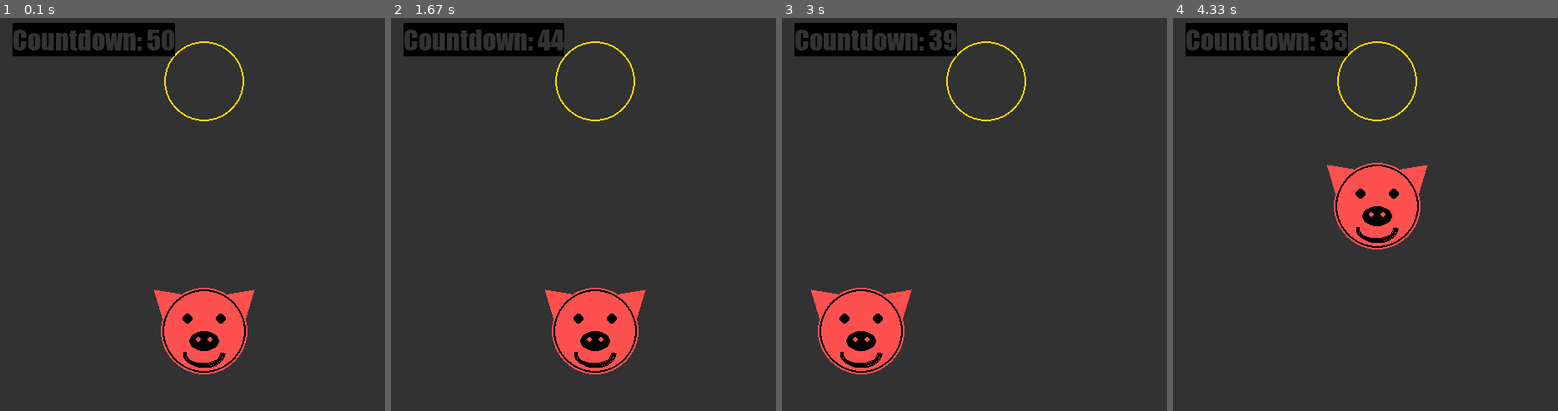
Above: before the commit, frames 1-4 (left to right).
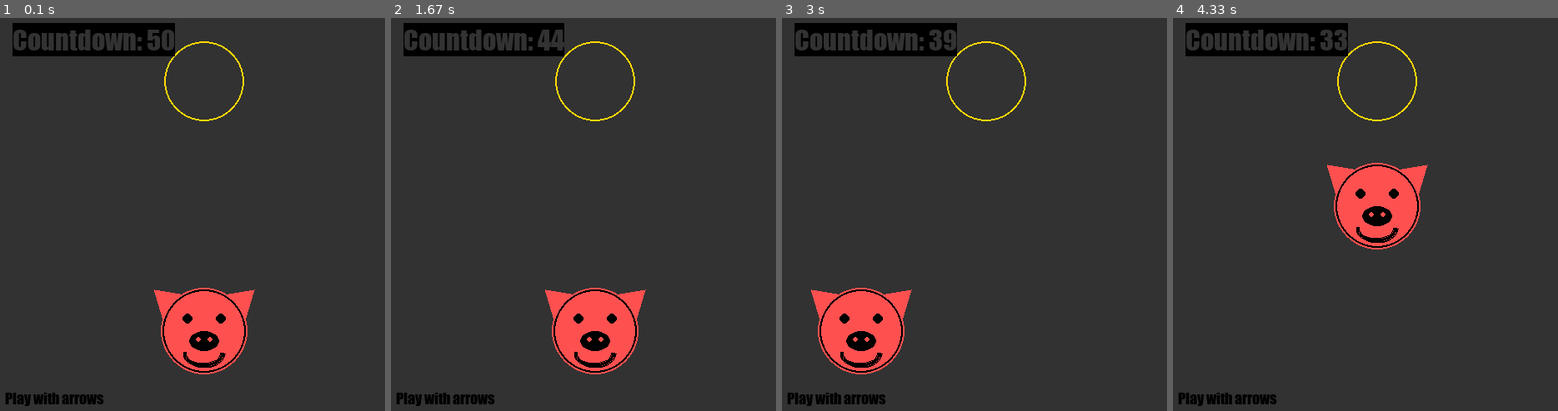
Above: after the commit, the same moments.

Repository: shdwdmn/hello_pygame
Game: pygame game, started from hello.py
Two runs of this game, one before a commit and one after it. Both use one fixed random seed, a clock stepped at 60 frames per second and the inputs below.
Inputs:
- Up to frame 1 (0.1 s): no input
- Up to frame 2 (1.67 s): hold Right 0.33-0.8 s; hold Up 0.83-1.13 s; hold Right 1.17-1.63 s
- Up to frame 3 (3 s): hold Left 1.67-2.2 s; hold Down 2.23-2.53 s; hold Left 2.57-2.97 s
- Up to frame 4 (4.33 s): hold Up 3-3.37 s; hold Right 3.4-4.03 s; hold Down from 4.07 s (still down)

The runs differ from the first frame. In frame 1, 0.5% of the frame differs, in the area x 1-27%, y 95-99%; in frame 2, 0.5%; in frame 3, 0.5%; in frame 4, 0.5%.

Commit message:
add help text

Diff:
--- a/hello.py
+++ b/hello.py
@@ -17,9 +17,13 @@
 pygame.display.set_caption(window_caption)
 
 font = pygame.font.Font('impact.ttf', 32)
+font_help = pygame.font.Font('impact.ttf', 18)
 text = font.render('Countdown: ', True, background_color, black_color)
 textRect = text.get_rect()
 textRect.center = (100, 50)
+text_help = font_help.render('Play with arrows', True, black_color)
+helpRect = text_help.get_rect()
+helpRect.center = (70, 480)
 
 
 def draw_pig(_x, _y, color1=pig_color, color2=black_color, reverse=False):
@@ -42,7 +46,7 @@
 def wait_for_quit():
     _terminated = False
     while not _terminated:
-        pygame.time.delay(50)
+        pygame.time.delay(200)
         for _event in pygame.event.get():
             if _event.type == pygame.QUIT:
                 _terminated = True
@@ -97,6 +101,7 @@
     draw_pig(x, y)
     pygame.draw.circle(screen, gold_color, (start_x, start_y - step*2), 48, 2)
     screen.blit(text, textRect)
+    screen.blit(text_help, helpRect)
     pygame.display.update()
 
 if terminated:
